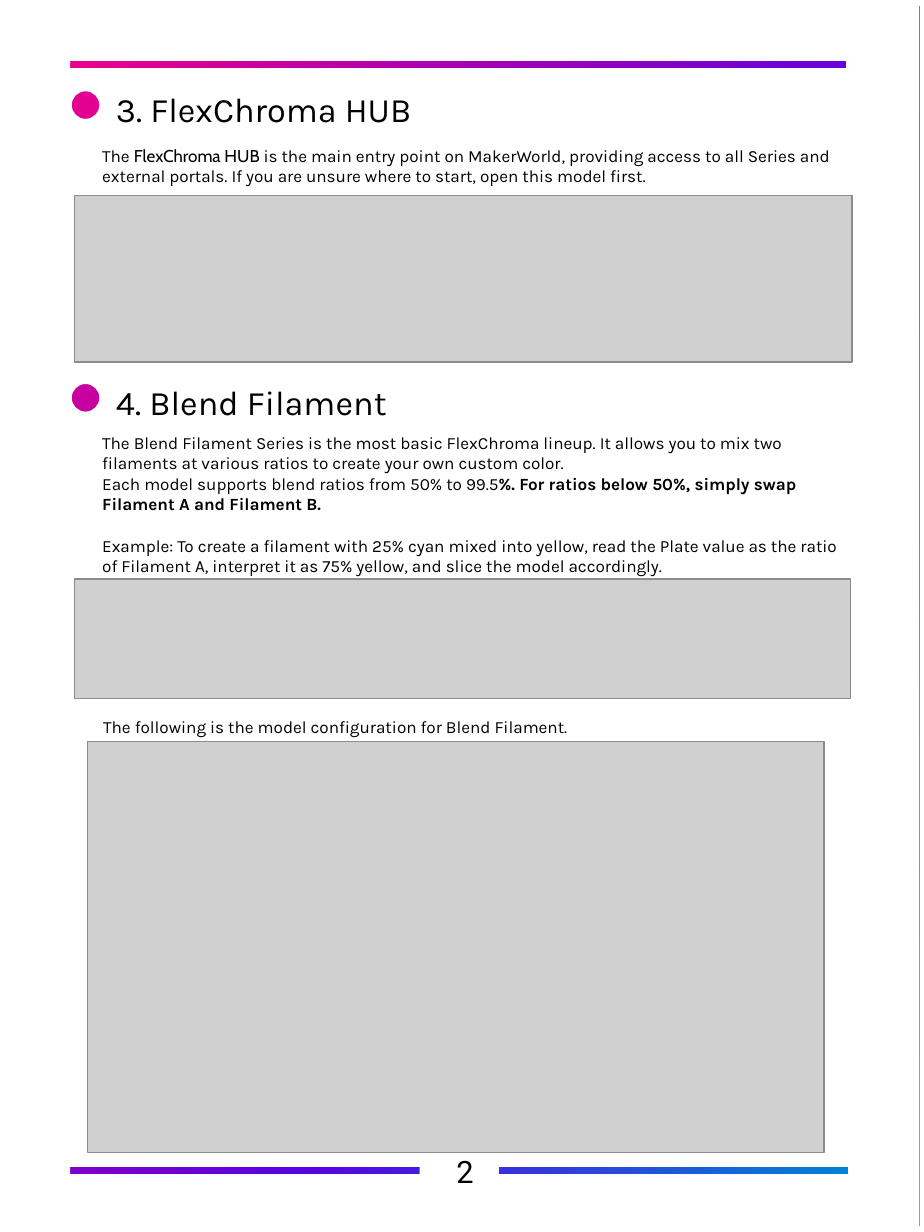
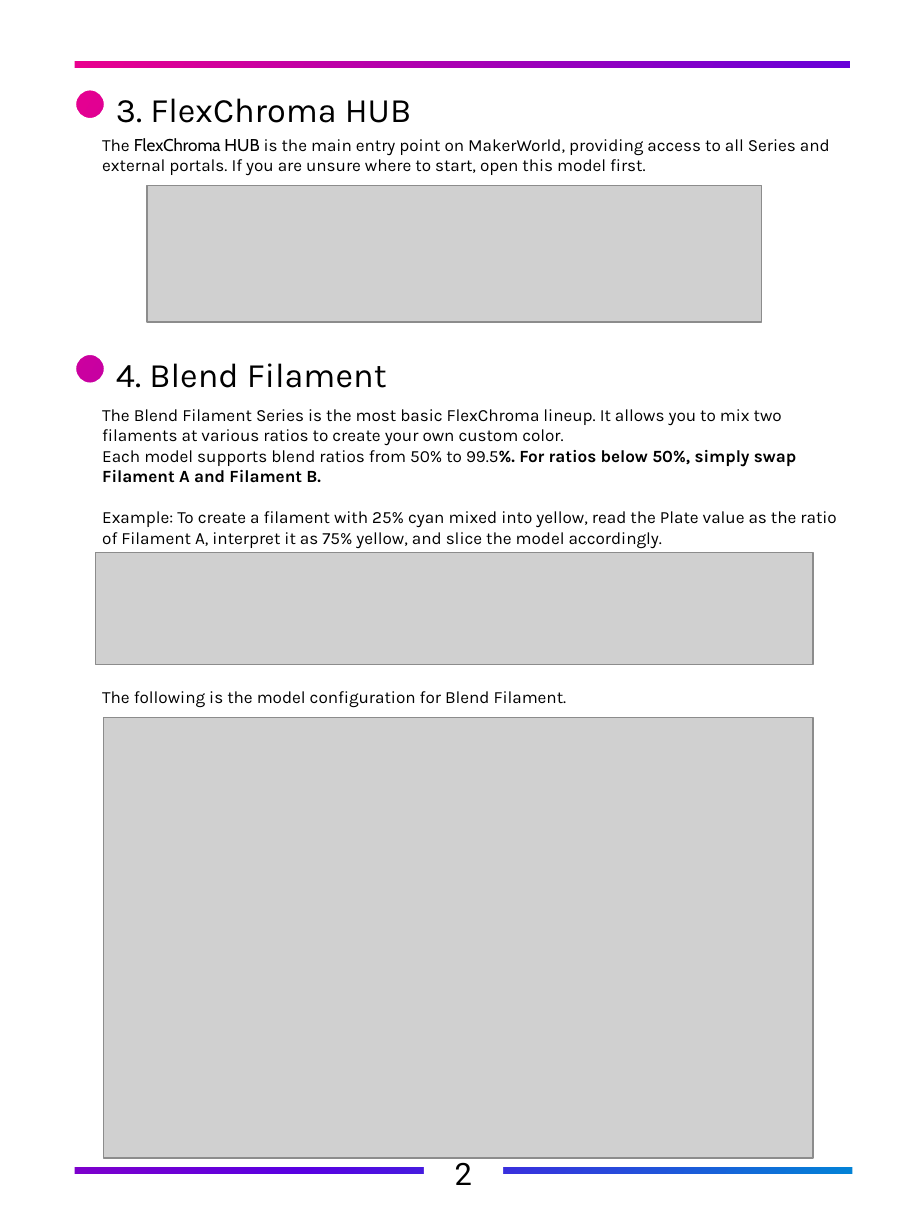
Before and after one commit to FlexChromaHQ/FlexChroma, a slide deck: slide 6 of Documents/Original/FlexChroma_Tour_Guide_EN.pptx. Drawn at 924x1232 pixels with LibreOffice and Linux fonts; fonts in the diff are those of the drawing; grey boxes stand for pictures. Boxes give left, top, right and bottom in pixels: in the first picture for what was removed or moved away, otherwise in the second. Text is boxed around its words. In the diff, an @@ line names an element or a change of style, - is before the commit and + after.

```diff
--- a/Documents/Original/FlexChroma_Tour_Guide_EN.pptx
+++ b/Documents/Original/FlexChroma_Tour_Guide_EN.pptx
@@ freeform shape: place and size @@
-freeform shape at [0,0,919,1232]
+freeform shape at [0,0,924,1232]
@@ text "The FlexChroma HUB is the ...": place and size @@
-text "The FlexChroma HUB is the ..." at [102,149,830,186]
+text "The FlexChroma HUB is the ..." at [102,138,830,175]
@@ picture: place and size @@
-picture at [75,196,853,362]
+picture at [147,185,761,322]
@@ picture: place and size @@
-picture at [75,579,851,699]
+picture at [96,552,813,664]
@@ 3 texts: place and size @@
-3 texts at [102,391,836,738]
+3 texts at [102,363,836,707]
@@ picture: place and size @@
-picture at [87,742,824,1152]
+picture at [103,717,813,1158]
```
Also in this commit, not shown: 2 other slides changed, 3 other files.
